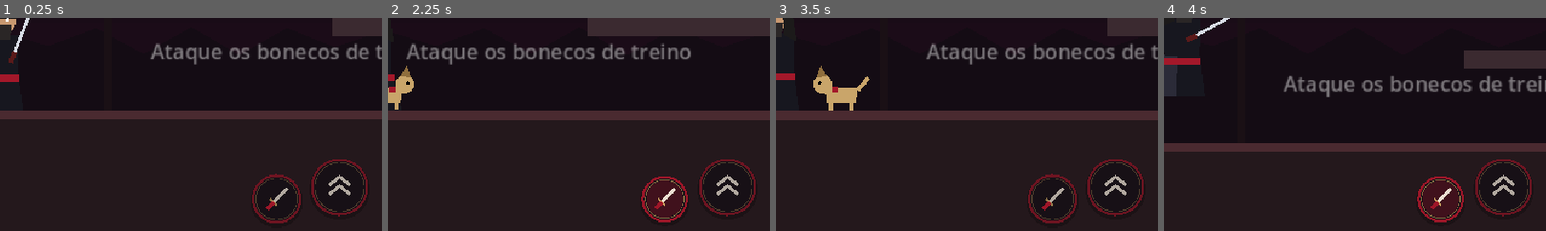
Above: before the commit, frames 1-4 (left to right).
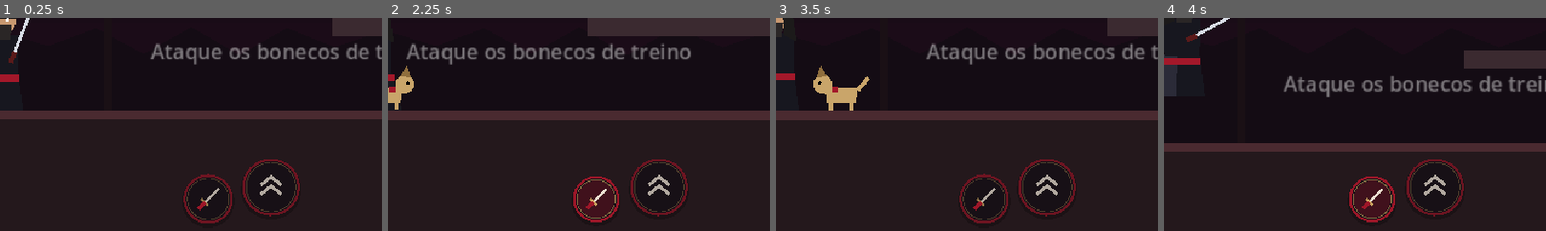
Above: after the commit, the same moments.

Repository: andrervarella/ARASHI-VANGUARD-GAME
Game: Godot game, scene res://main.tscn
The game is run twice, just before and just after one commit, with the same random seed, the same clock (stepped at 60 frames per second) and the same inputs.
Inputs (mouse positions are % of the whole screen's width and height, from its top left):
- Up to frame 1 (0.25 s): no input
- Up to frame 2 (2.25 s): move the mouse to (72, 45) at 0.52 s; hold D 0.53-1.25 s; hold J 0.53-1.25 s; click (72, 45) at 0.67 s; tap Space at 0.77 s; drag from (30, 55) to (45, 70) at 1.27 s; move the mouse to (60, 28) at 2.02 s; hold A from 2.03 s (still down); hold J from 2.03 s (still down)
- Up to frame 3 (3.5 s): release A at 2.75 s; release J at 2.75 s; drag from (45, 70) to (20, 35) at 2.77 s
- Up to frame 4 (4 s): move the mouse to (80, 65) at 3.52 s; hold D from 3.53 s (still down); hold J from 3.53 s (still down); tap Space at 3.77 s
The pictures show only the part of the screen within x 50-100%, y 49-98%; the shares and areas given below are measured in that part.

The runs differ from the first frame. In frame 1, 3.0% of the frame differs, in the area x 48-97%, y 66-97%; in frame 2, 5.1%, in the area x 48-97%, y 66-96%; in frame 3, 3.0%; in frame 4, 5.1%.

Commit message:
godot: afasta botões da direita do botão de sair da tela cheia
Co-Authored-By: Claude Sonnet 5.5 <noreply@anthropic.com>
Claude-Session: https://claude.ai/code/session_01PG81ypeMybtn5fhKRySxbn

Diff:
--- a/godot/hud.gd
+++ b/godot/hud.gd
@@ -13,6 +13,7 @@
 var _fingers := {}   # index -> nome do botão
 var BTN := {}        # recalculado a cada quadro conforme o tamanho da tela
 const MARGIN := 18.0
+const MARGIN_R := 104.0   # folga à direita: o botão de sair da tela cheia do navegador fica ali
 
 func _layout() -> void:
 	var vs := get_viewport_rect().size   # tamanho real da tela (não depende do tamanho do Control)
@@ -24,8 +25,8 @@
 	BTN = {
 		"left":   {"pos": Vector2(MARGIN + rs, h - MARGIN - rs), "r": rs},
 		"right":  {"pos": Vector2(MARGIN + rs * 3.0 + 12.0, h - MARGIN - rs), "r": rs},
-		"attack": {"pos": Vector2(w - MARGIN - rj * 2.0 - 12.0 - ra, h - MARGIN - ra), "r": ra},
-		"jump":   {"pos": Vector2(w - MARGIN - rj, h - MARGIN - rj - 10.0), "r": rj},
+		"attack": {"pos": Vector2(w - MARGIN_R - rj * 2.0 - 12.0 - ra, h - MARGIN - ra), "r": ra},
+		"jump":   {"pos": Vector2(w - MARGIN_R - rj, h - MARGIN - rj - 10.0), "r": rj},
 	}
 
 func _ready() -> void:
